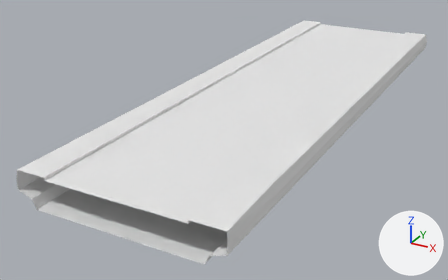
The OBJ model mesh/20/br4_elevated_segment-1_HC.obj, before and after one commit.
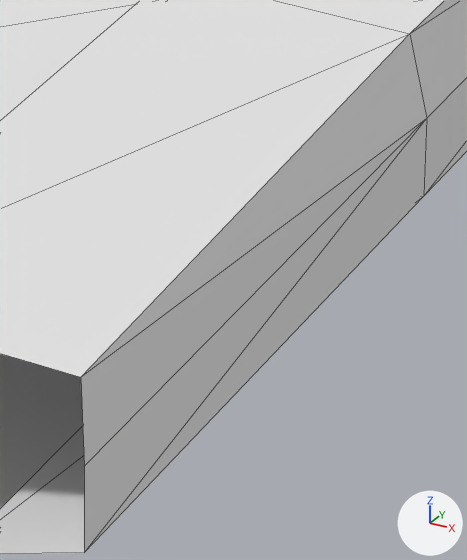
There are two pictures of each version: one whole from a 50 mm camera at (28.0, -64.9, 23.4) aimed at (-4.9, -5.1, -6.5), one close up on the part from 48% to 63% of the width and 64% to 92% of the height. The lights are fixed; the arrows at lower right show +X, +Y and +Z. The close-ups show mesh edges as thin lines. Where no turn or scale is listed for an object, it has been applied to the vertices.

Objects in the first close-up: 'br4_elevated_segment-1_HC'.
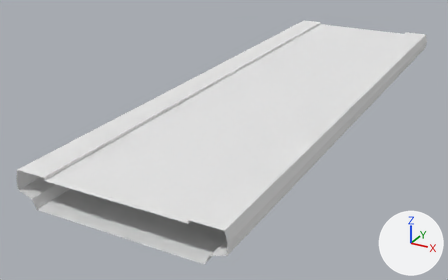
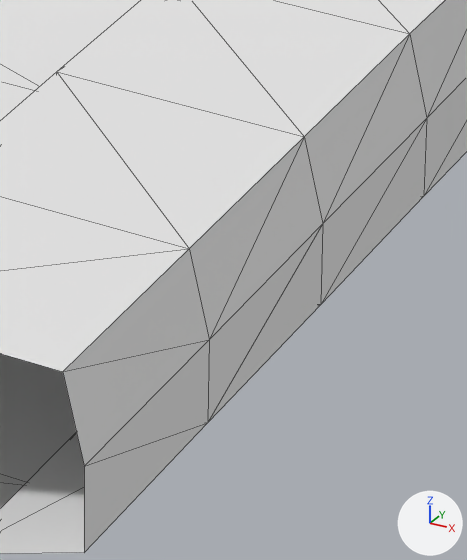
Pixel boxes [x1, y1, x2, y2] of what changed, in the close-ups (467 x 560 px):
part 1 of me_br4_elevated_segment_1_hc, built on: before [0, 34, 427, 466]; after [0, 0, 467, 552]

Edits to the bpy script that builds the scene:
```text
Change me_br4_elevated_segment_1_hc:
    used by ob_br4_elevated_segment_1_hc; location = (0.0, 0.0, 0.0)
    remove me_br4_elevated_segment_1_hc.from_pydata(...)  # 144 vertices, 256 faces; spans x -10.2..10.2, y -32.0..32.0, z -3.4..0.0
    add me_br4_elevated_segment_1_hc.from_pydata(...)  # 400 vertices, 768 faces; spans x -10.2..10.2, y -32.0..32.0, z -3.4..0.0
    me_br4_elevated_segment_1_hc part 1: 1 vertex removed from x 10.2, y -32.0, z 0.0; 257 vertices added at x -10.2..10.2, y -32.0..29.3, z -3.4..0.0
```
